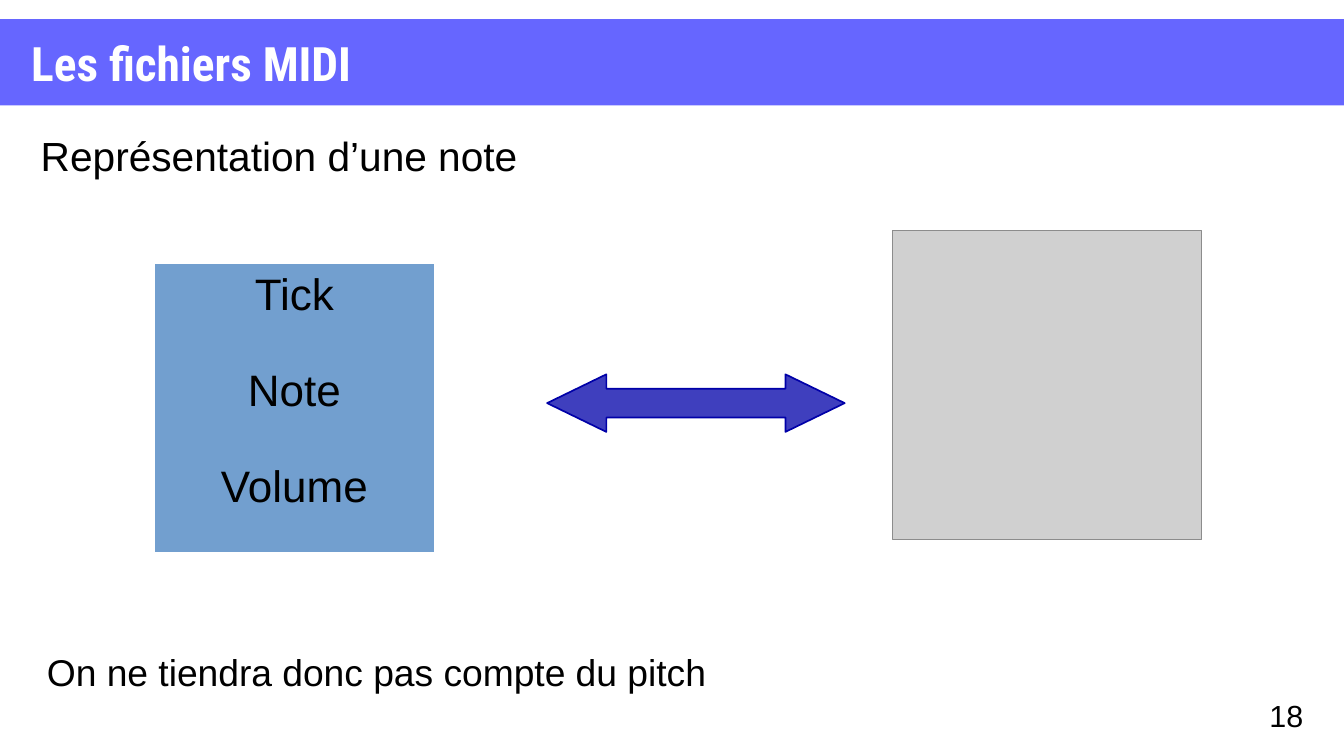
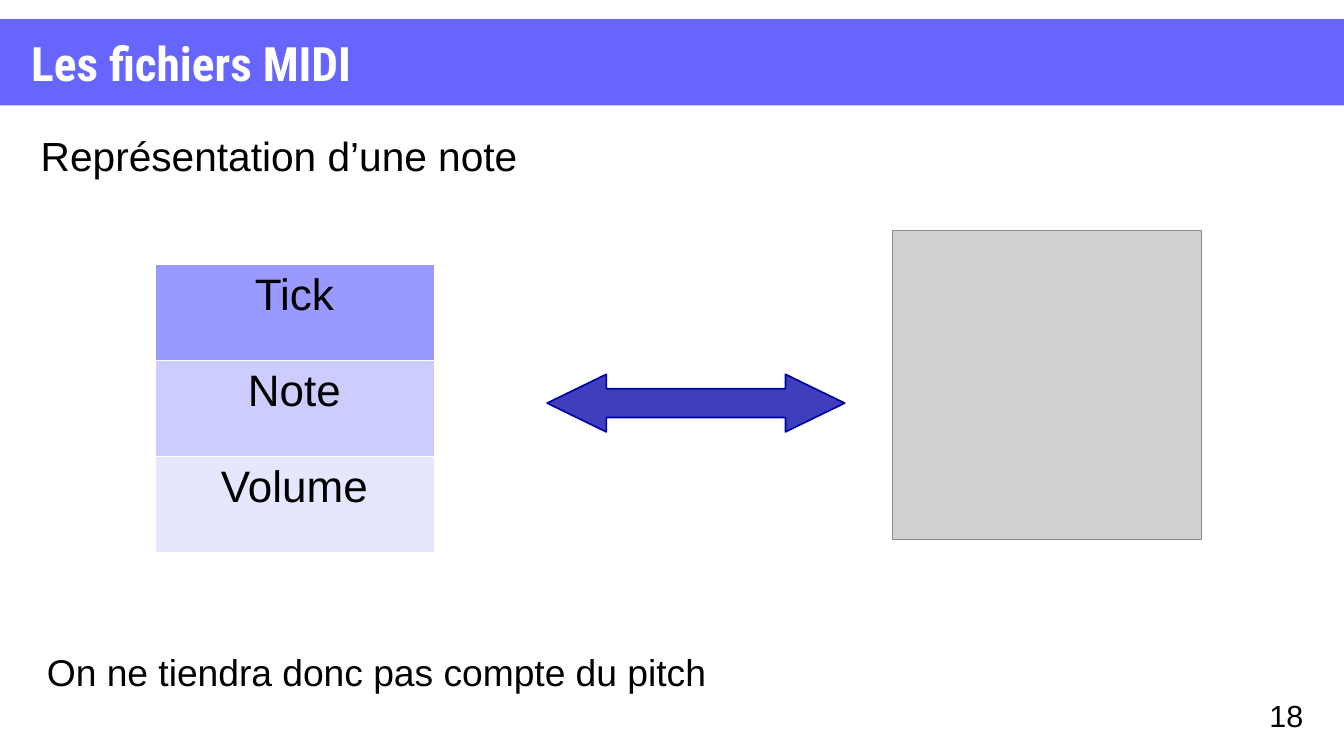
Before and after one commit to XgLsuLzRMy/Composition-Musicale-par-Reseau-de-Neurones, a slide deck: slide 18 of projet.odp. Drawn at 1344x756 pixels with LibreOffice and Linux fonts; fonts in the diff are those of the drawing; grey boxes stand for pictures. Boxes give left, top, right and bottom in pixels: in the first picture for what was removed or moved away, otherwise in the second. Text is boxed around its words. In the diff, an @@ line names an element or a change of style, - is before the commit and + after.

```diff
--- a/projet.odp
+++ b/projet.odp
@@ table at (x1=155, y1=265, x2=434, y2=552) @@
@@ fill #729FCF to #9999FF in row 1, column 1 @@
@@ fill #729FCF to #CCCCFF in row 2, column 1 @@
@@ fill #729FCF to #E6E6FF in row 3, column 1 @@
@@ borders changed @@
```
Also in this commit, not shown: 6 other slides changed, 1 slide added, 1 slide removed.
